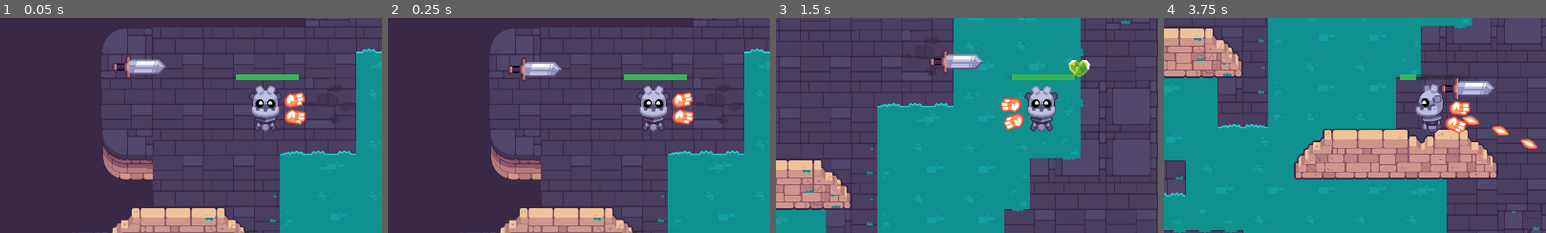
Above: before the commit, frames 1-4 (left to right).
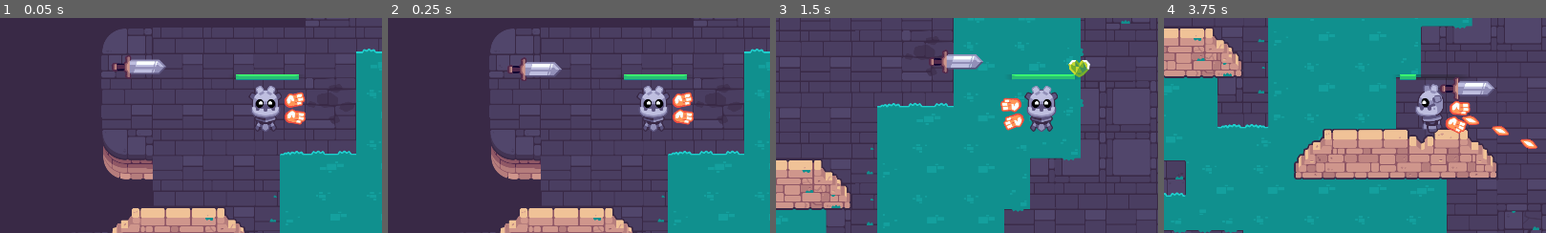
Above: after the commit, the same moments.

Repository: GlutenFreeGrass/Path-Of-Sorcerers
Game: Godot game, scene res://game_test.tscn
The game is run twice, just before and just after one commit, with the same random seed, the same clock (stepped at 60 frames per second) and the same inputs.
Inputs (mouse positions are % of the whole screen's width and height, from its top left):
- Up to frame 1 (0.05 s): no input
- Up to frame 2 (0.25 s): no input
- Up to frame 3 (1.5 s): tap Enter at 0.5 s; move the mouse to (72, 45) at 0.52 s; press the mouse at (72, 45) at 0.53 s; hold D (move_right) 0.53-1.28 s; tap Space at 0.77 s; move the mouse to (30, 55) at 1.27 s; release the mouse at (30, 55) at 1.28 s; hold S (move_down) from 1.28 s (still down); tap Z at 1.35 s
- Up to frame 4 (3.75 s): tap Space at 1.52, 3.02 s; move the mouse to (60, 28) at 2.02 s; release S (move_down) at 2.03 s; press the mouse at (60, 28) at 2.03 s; hold D (move_right) 2.03-2.78 s; move the mouse to (45, 70) at 2.77 s; release the mouse at (45, 70) at 2.78 s; hold W (move_up) 2.78-3.53 s; tap Z at 2.85 s; click (45, 70) at 2.92 s; move the mouse to (80, 65) at 3.52 s; press the mouse at (80, 65) at 3.53 s; hold A (move_left) from 3.53 s (still down)
The pictures show only the part of the screen within x 15-65%, y 29-79%; the shares and areas given below are measured in that part.

The runs differ from the first frame. In frame 1, 0.4% of the frame differs, in the area x 61-79%, y 26-29%; in frame 2, 0.4%; in frame 3, 0.4%; in frame 4, 0.1%.

Commit message:
Finished pickups
There might be errors idk

Diff:
--- a/M10.twin_stick_workbook/Item.gd
+++ b/M10.twin_stick_workbook/Item.gd
@@ -1,7 +1,8 @@
 class_name Item extends Resource
 
 @export var name := ""
-@export var texture : Texture2D = null
+@export var texture : Texture2D
+@export var sound_pickup: AudioStream = null
 
 func use(player: Player) -> void:
 	pass
--- a/M10.twin_stick_workbook/game_test.tscn
+++ b/M10.twin_stick_workbook/game_test.tscn
@@ -6,12 +6,14 @@
 [ext_resource type="PackedScene" uid="uid://cajcdajgq7r7o" path="res://pickup.tscn" id="4_r4iuj"]
 [ext_resource type="Script" path="res://Item_Action.gd" id="5_ec3ek"]
 [ext_resource type="Texture2D" uid="uid://be8lmb157qflx" path="res://pickups/pickup_health.png" id="6_62y7i"]
+[ext_resource type="AudioStream" uid="uid://c2woejhi871h1" path="res://pickups/pickup.wav" id="6_dtii7"]
 
 [sub_resource type="Resource" id="Resource_yls83"]
 script = ExtResource("5_ec3ek")
 healing_amount = 2.5
 name = ""
 texture = ExtResource("6_62y7i")
+sound_pickup = ExtResource("6_dtii7")
 
 [node name="GameTest" type="Node2D"]
 
--- a/M10.twin_stick_workbook/pickup.gd
+++ b/M10.twin_stick_workbook/pickup.gd
@@ -2,8 +2,10 @@
 class_name Pickup extends Area2D
 
 @export var item: Item = null: set = set_item
-@onready var hitbox: CollisionShape2D = $Hitbox
-@onready var sprite_2d: Sprite2D = $Sprite2D
+@onready var hitbox: CollisionShape2D = %Hitbox
+@onready var audio_stream_player_2d: AudioStreamPlayer2D = %AudioStreamPlayer2D
+@onready var animation_player: AnimationPlayer = %AnimationPlayer
+@onready var sprite_2d: Sprite2D = %Sprite2D
 
 
 # Called when the node enters the scene tree for the first time.
@@ -12,8 +14,11 @@
 	body_entered.connect(func(body: Node2D) -> void:
 		if body is Player:
 			item.use(body)
-			set_deferred("monitoring", false)
-			queue_free()
+			animation_player.play("Disappear")
+			audio_stream_player_2d.play()
+			animation_player.animation_finished.connect(func(animation_name: String) -> void:
+				queue_free()
+				)
 			)
 
 # Called every frame. 'delta' is the elapsed time since the previous frame.
@@ -24,3 +29,6 @@
 	item = value
 	if sprite_2d != null:
 		sprite_2d.texture = item.texture
+
+	if audio_stream_player_2d != null:
+		audio_stream_player_2d.stream = item.sound_pickup
--- a/M10.twin_stick_workbook/pickup.tscn
+++ b/M10.twin_stick_workbook/pickup.tscn
@@ -1,17 +1,71 @@
-[gd_scene load_steps=4 format=3 uid="uid://cajcdajgq7r7o"]
+[gd_scene load_steps=8 format=3 uid="uid://cajcdajgq7r7o"]
 
 [ext_resource type="Script" path="res://pickup.gd" id="1_1a4wn"]
 [ext_resource type="Texture2D" uid="uid://be8lmb157qflx" path="res://pickups/pickup_health.png" id="1_qebe3"]
+[ext_resource type="AudioStream" uid="uid://c2woejhi871h1" path="res://pickups/pickup.wav" id="3_0ebox"]
 
 [sub_resource type="CircleShape2D" id="CircleShape2D_hb6a7"]
 radius = 31.1448
+
+[sub_resource type="Animation" id="Animation_svwg7"]
+resource_name = "Disappear"
+step = 0.1
+tracks/0/type = "value"
+tracks/0/imported = false
+tracks/0/enabled = true
+tracks/0/path = NodePath("Sprite2D:scale")
+tracks/0/interp = 1
+tracks/0/loop_wrap = true
+tracks/0/keys = {
+"times": PackedFloat32Array(0, 0.1, 0.2, 0.3),
+"transitions": PackedFloat32Array(1, 1, 1, 1),
+"update": 0,
+"values": [Vector2(1, 1), Vector2(0.696207, 0.696207), Vector2(0.403699, 0.403699), Vector2(-0.0348259, -0.0348259)]
+}
+
+[sub_resource type="Animation" id="Animation_kscmm"]
+length = 0.001
+tracks/0/type = "value"
+tracks/0/imported = false
+tracks/0/enabled = true
+tracks/0/path = NodePath("Sprite2D:scale")
+tracks/0/interp = 1
+tracks/0/loop_wrap = true
+tracks/0/keys = {
+"times": PackedFloat32Array(0),
+"transitions": PackedFloat32Array(1),
+"update": 0,
+"values": [Vector2(1, 1)]
+}
+
+[sub_resource type="AnimationLibrary" id="AnimationLibrary_spq0o"]
+_data = {
+"Disappear": SubResource("Animation_svwg7"),
+"RESET": SubResource("Animation_kscmm")
+}
 
 [node name="Pickup" type="Area2D"]
 script = ExtResource("1_1a4wn")
 
 [node name="Sprite2D" type="Sprite2D" parent="."]
+unique_name_in_owner = true
 texture = ExtResource("1_qebe3")
 
 [node name="Hitbox" type="CollisionShape2D" parent="."]
+unique_name_in_owner = true
 position = Vector2(0, -3)
 shape = SubResource("CircleShape2D_hb6a7")
+
+[node name="AudioStreamPlayer2D" type="AudioStreamPlayer2D" parent="."]
+unique_name_in_owner = true
+stream = ExtResource("3_0ebox")
+volume_db = 10.0
+max_distance = 5000.0
+
+[node name="AnimationPlayer" type="AnimationPlayer" parent="."]
+unique_name_in_owner = true
+libraries = {
+"": SubResource("AnimationLibrary_spq0o")
+}
+
+[connection signal="body_entered" from="." to="." method="_on_body_entered"]
--- a/M10.twin_stick_workbook/player.tscn
+++ b/M10.twin_stick_workbook/player.tscn
@@ -6,12 +6,13 @@
 [ext_resource type="PackedScene" uid="uid://2fd83lak2uph" path="res://weapon.tscn" id="4_iulle"]
 [ext_resource type="Script" path="res://weapon_pivot.gd" id="4_sr8ni"]
 [ext_resource type="Texture2D" uid="uid://dekkcmj408pvt" path="res://player/hand_fire.png" id="6_4806n"]
+[ext_resource type="Texture2D" uid="uid://206pnoc2labm" path="res://ui/bars/health_point.png" id="7_0gl8o"]
 
 [sub_resource type="CircleShape2D" id="CircleShape2D_q3sfl"]
 radius = 26.0768
 
-[sub_resource type="StyleBoxFlat" id="StyleBoxFlat_xa7ki"]
-bg_color = Color(0.222192, 0.70929, 0.326592, 1)
+[sub_resource type="StyleBoxTexture" id="StyleBoxTexture_wddp2"]
+texture = ExtResource("7_0gl8o")
 
 [node name="Player" type="CharacterBody2D"]
 script = ExtResource("1_8ls10")
@@ -48,12 +49,11 @@
 
 [node name="HealthBar" type="ProgressBar" parent="."]
 offset_left = -74.0
-offset_top = -86.0
+offset_top = -87.0
 offset_right = -70.0
-offset_bottom = -59.0
+offset_bottom = -58.0
 scale = Vector2(39.5809, 0.495805)
-size_flags_horizontal = 4
-size_flags_vertical = 4
-theme_override_styles/fill = SubResource("StyleBoxFlat_xa7ki")
-value = 100.0
+theme_override_styles/fill = SubResource("StyleBoxTexture_wddp2")
+max_value = 50.0
+value = 50.0
 show_percentage = false
Not shown: 1 places in M10.twin_stick_workbook/game_test.tscn that only renumber resources
Not shown: 1 places in M10.twin_stick_workbook/player.tscn that only renumber resources
Not shown, changed: .DS_Store
